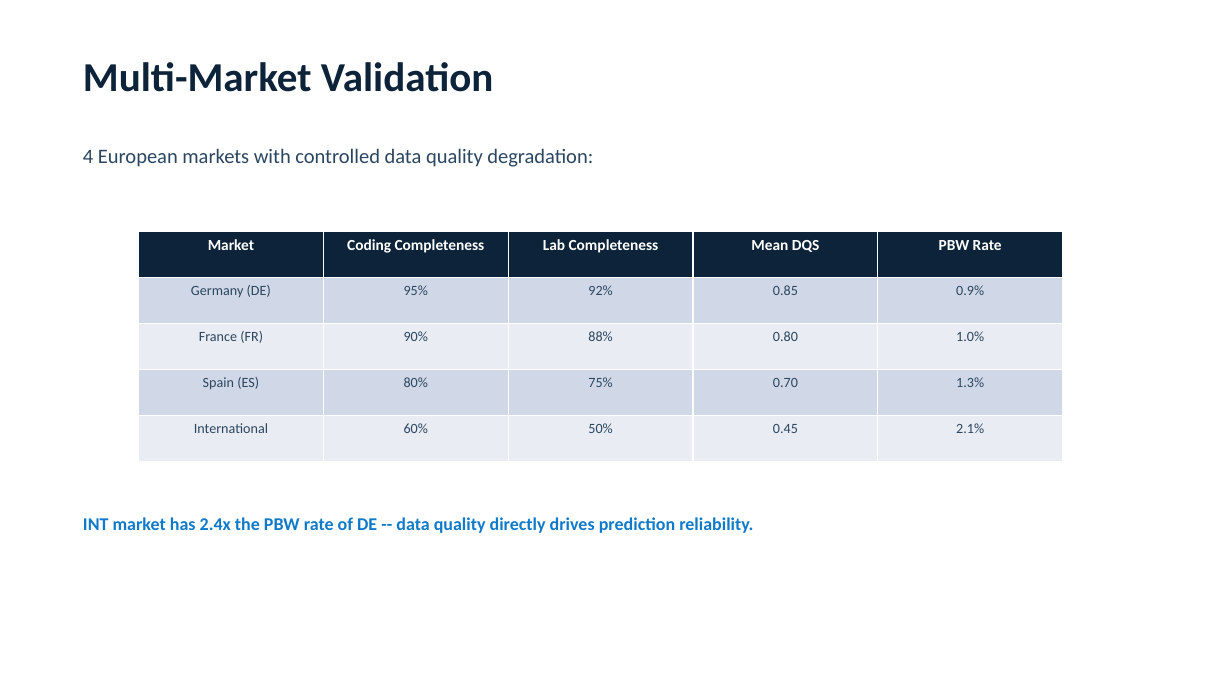
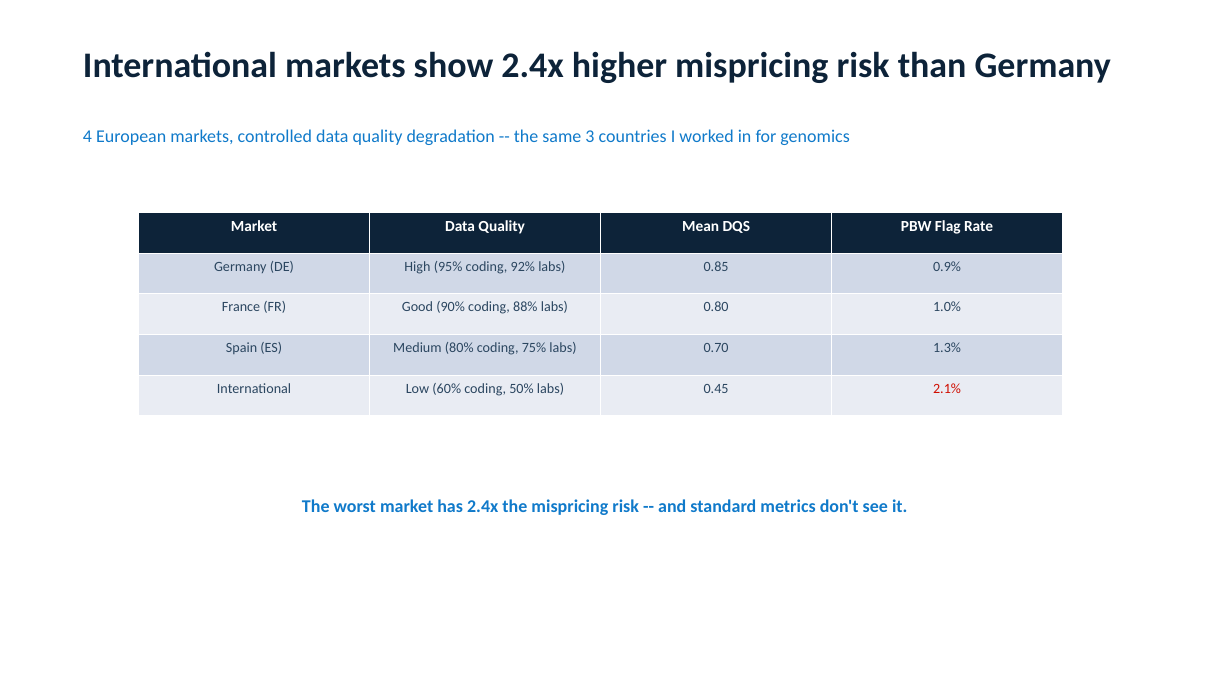
Before and after one commit to ttmgr/Tim_Reska, a slide deck: slide 5 of MedRisk-ADH/data/reports/medrisk_adh_deck.pptx (slide 6 before the commit). Drawn at 1232x693 pixels with LibreOffice and Linux fonts; fonts in the diff are those of the drawing. Boxes give left, top, right and bottom in pixels: in the first picture for what was removed or moved away, otherwise in the second. Text is boxed around its words. In the diff, an @@ line names an element or a change of style, - is before the commit and + after.

Commit message:
Add design overhaul, clinical fixes, MARP slides, and interview narrative
- Overhaul all presentations to match template design system (Calibri, #2D3436/#2C6FA0/#B2BEC3)
- Replace text-based pipelines with proper flowcharts (fpdf2 rounded rects, python-pptx shapes)
- Rewrite 22 slide titles as MBB action titles, trim bullets, add source lines
- Standardize Streamlit app UI across 10 files (colors, fonts, badges, charts)
- Fix 4 CRITICAL clinical values (CSF p-tau181 mean, COPD prevalence, F00.x GM annotations, E11.319)
- Add MARP slide deck (slides/pitch.md + theme.css) with PhD-to-disease-progression bridge narrative
- Add PhD→underwriting bridge: "same CTMC math, new domain"
- Map all JD requirements to evidence, integrate reference letter details
- Add new interview Q&As: not-an-MD defense, PO/data team collaboration

```diff
--- a/MedRisk-ADH/data/reports/medrisk_adh_deck.pptx
+++ b/MedRisk-ADH/data/reports/medrisk_adh_deck.pptx
@@ text added at (83,51,1111,83), 28 pt, text #0D2339, bold @@
+International markets show 2.4x higher mispricing risk than Germany
@@ text removed at (83,62,494,92) @@
-Multi-Market Validation
@@ text at (83,129,849,145): text changed; size 16 to 14 pt; text colour #2B4660 to #107ACA @@
-4 European markets with controlled data quality degradation:
+4 European markets, controlled data quality degradation -- the same 3 countries I worked in for genomics
@@ table at (139,213,1063,416) @@
-column 2: Coding Completeness | 95% | 90% | 80% | 60%
-column 3: Lab Completeness | 92% | 88% | 75% | 50%
+column 2: Data Quality | High (95% coding, 92% labs) | Good (90% coding, 88% labs) | Medium (80% coding, 75% labs) | Low (60% coding, 50% labs)
-column 4, row 1: PBW Rate
+column 4, row 1: PBW Flag Rate
@@ table: place and size @@
-table at (139,231,1063,462)
+table at (139,213,1063,416)
@@ text at (302,499,907,515): text changed @@
-INT market has 2.4x the PBW rate of DE -- data quality directly drives prediction reliability.
+The worst market has 2.4x the mispricing risk -- and standard metrics don't see it.
```
Also in this commit, not shown: 9 slides added, 13 slides removed, 27 other files.
